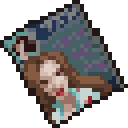
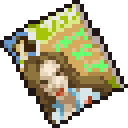
Layered file, before and after one edit (128px x 128px). Changes by layer:
hid "Layer 12", painted on it over [4, 4, 124, 124]
hid "Layer 11" over [4, 4, 124, 124]
hid "Layer 10" over [4, 4, 124, 124]
